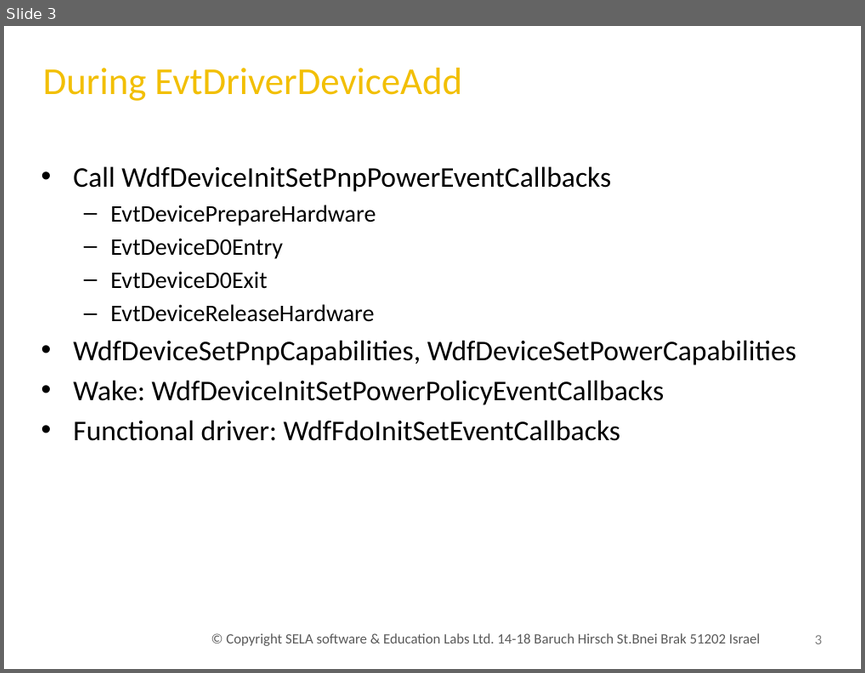
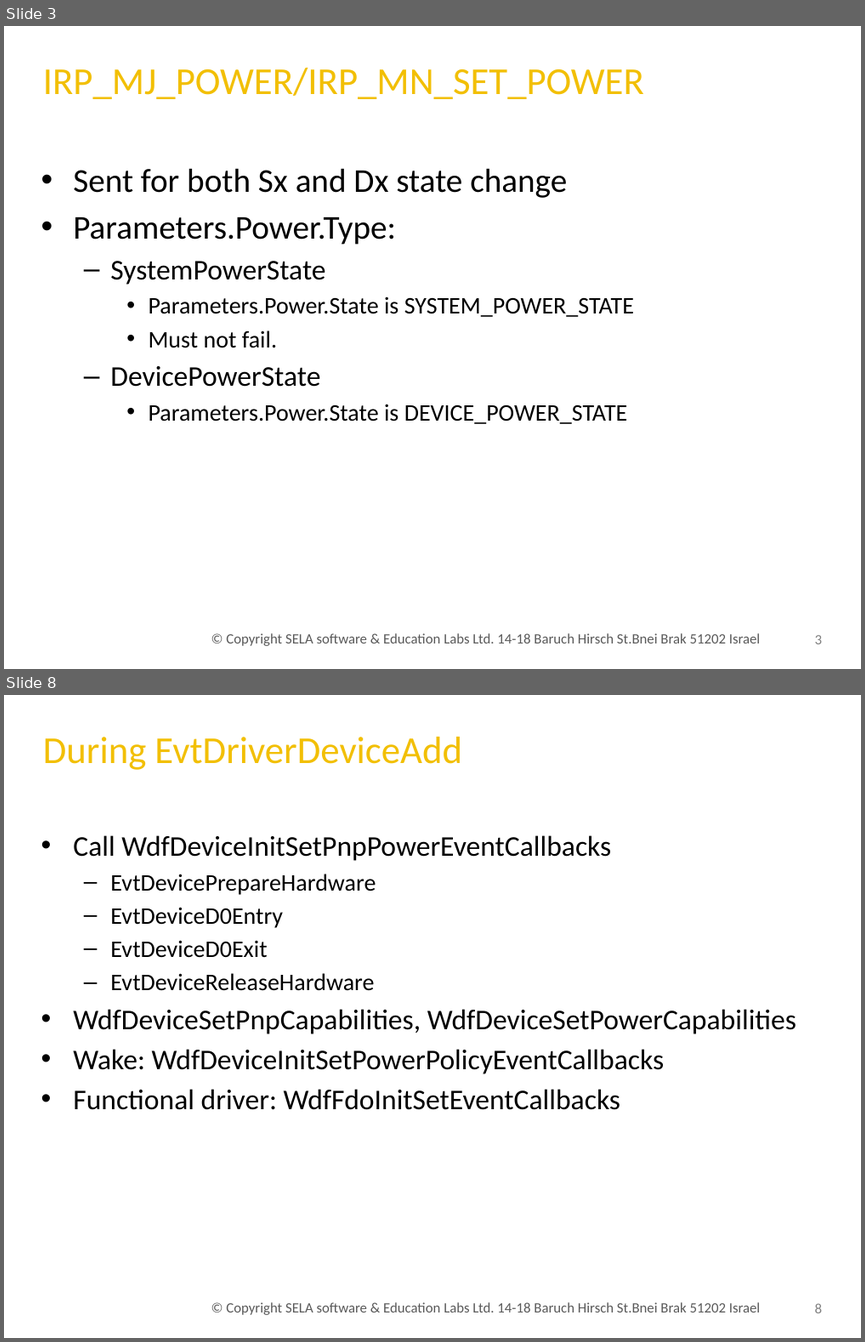
Before and after one commit to uri247/Projects, a slide deck: pmgmt/Pow040.Kmdf.pptx. Shown one above the other, each under a label of ours: slide 3 before the commit, slides 3 and 8 after it; the slides between them are not shown. The pictures are 865x673 and 865x1342 pixels, drawn with LibreOffice and Linux fonts; fonts in the diff are those of the drawing; background and template pictures are left out. Boxes give left, top, right and bottom in pixels: in the first picture for what was removed or moved away, otherwise in the second. Text is boxed around its words. In the diff, an @@ line names an element or a change of style, - is before the commit and + after.

```diff
--- a/pmgmt/Pow040.Kmdf.pptx
+++ b/pmgmt/Pow040.Kmdf.pptx
@@ slide 3 added at (4,26,861,669), background picture (left out) @@
@@ title added at (43,68,644,99), 32 pt, text gradient #DC8506 to #F2BF04 to #FFFFCC @@
+IRP_MJ_POWER/IRP_MN_SET_POWER
@@ text added at (73,168,634,424), 20 pt, text #000000 @@
+• Sent for both Sx and Dx state change
+• Parameters.Power.Type:
+  – SystemPowerState
+    • Parameters.Power.State is SYSTEM_POWER_STATE
+    • Must not fail.
+  – DevicePowerState
+    • Parameters.Power.State is DEVICE_POWER_STATE
@@ text added at (226,633,760,646), 12 pt, text #595959 @@
+© Copyright SELA software & Education Labs Ltd. 14-18 Baruch Hirsch St.Bnei Brak 51202 Israel
@@ page number added at (815,635,822,644), 12 pt, text #808080 @@
+3
@@ what was slide 3 is now slide 8 @@
@@ page number at (815,1303,822,1313): text changed @@
-3
+8
```
Also in this commit, not shown: 2 slides changed, 4 other slides added, 19 other files.
